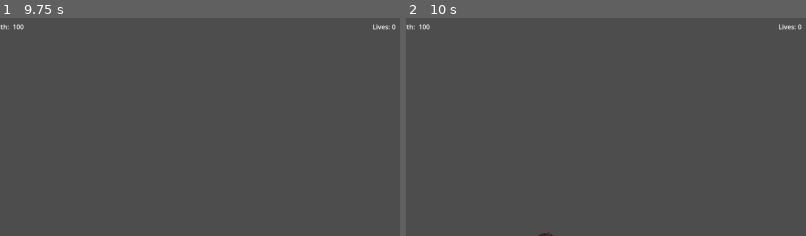
Above: before the commit, frames 1-2 (left to right).
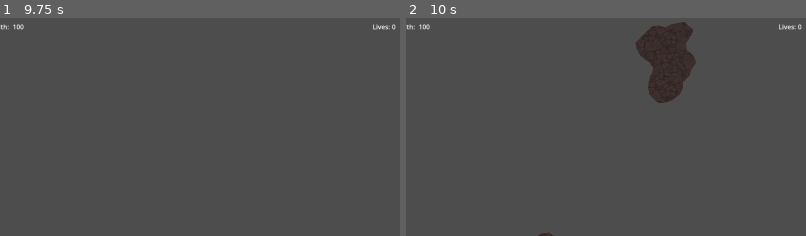
Above: after the commit, the same moments.

Repository: lynch16/Asteroids2D
Game: Godot game, scene res://main.tscn
Same seed, same stepped clock (60 frames per second), same inputs: the game is played once before the commit and once after it.
Inputs (mouse positions are % of the whole screen's width and height, from its top left):
- Up to frame 1 (9.75 s): click "Resume" at 0.5 s; tap Enter at 1.25 s; move the mouse to (72, 45) at 1.27 s; hold D (yaw_right) 1.28-2.03 s; hold Space (fire_weapon) 1.28-2.03 s; move the mouse to (30, 55) at 2.02 s; hold S (brake) 2.03-2.78 s; click (30, 55) at 2.1 s; move the mouse to (60, 28) at 2.77 s; hold D (yaw_right) 2.78-3.53 s; hold Space (fire_weapon) 2.78-3.53 s; move the mouse to (45, 70) at 3.52 s; hold W (thrust) 3.53-4.28 s; click (45, 70) at 3.6 s; move the mouse to (80, 65) at 4.27 s; hold Space (fire_weapon) 4.28-5.03 s; hold A (yaw_left) 4.28-5.78 s; move the mouse to (20, 35) at 5.02 s; click (20, 35) at 5.1 s; move the mouse to (55, 50) at 5.77 s; hold S (brake) 5.78-6.53 s; hold Space (fire_weapon) 5.78-6.53 s; move the mouse to (35, 25) at 6.52 s; hold D (yaw_right) 6.53-7.28 s; click (35, 25) at 6.6 s; move the mouse to (72, 45) at 7.27 s; hold W (thrust) 7.28-8.03 s; hold Space (fire_weapon) 7.28-8.03 s; move the mouse to (30, 55) at 8.02 s; hold D (yaw_right) 8.03-8.78 s; click (30, 55) at 8.1 s; move the mouse to (60, 28) at 8.77 s; hold S (brake) 8.78-9.53 s; hold Space (fire_weapon) 8.78-9.53 s; move the mouse to (45, 70) at 9.52 s; hold A (yaw_left) from 9.53 s (still down); click (45, 70) at 9.6 s
- Up to frame 2 (10 s): keep holding A (yaw_left)
The pictures show only the part of the screen within x 50-100%, y 0-50%; the shares and areas given below are measured in that part.

Frame 1 is identical in both runs. In frame 2, 3.6% of the frame differs, in the area x 57-73%, y 1-39%.

Commit message:
Force asteroids into game if they stray off course; update win conditions to include enemies and thrown rocks

Diff:
--- a/Levels/Core/level.gd
+++ b/Levels/Core/level.gd
@@ -76,7 +76,7 @@
 		_check_win_condition();
 
 	# Stop throwing rocks at limit
-	if (current_rocks_thrown >= num_starting_rocks + num_rocks_to_throw):
+	if (_are_all_rocks_thrown()):
 		rock_thrower.stop();
 
 func exit() -> void:
@@ -96,8 +96,15 @@
 	var spawn_group := EnemySpawnGroup.new(num_enemies);
 	game_area.add_child(spawn_group);
 
+func _are_all_rocks_thrown() -> bool:
+	return current_rocks_thrown >= num_starting_rocks + num_rocks_to_throw
+
 func _check_win_condition() -> void:
-	if (AsteroidManager.get_asteroid_count() == 0):
+	if (
+		AsteroidManager.get_asteroid_count() == 0 &&
+		_are_all_rocks_thrown() &&
+		EnemyManager.get_enemy_count() == 0
+	):
 		win_condition_met.emit();
 
 func _get_screen_quadrant_position(quadrant: int) -> Vector2:
--- a/Models/Enemy/enemy.gd
+++ b/Models/Enemy/enemy.gd
@@ -11,7 +11,9 @@
 
 func _enter_tree() -> void:
 	super();
-	hurtbox = get_node("Hurtbox2D");
+	hurtbox = %Hurtbox2D;
+	var collision_shape: CollisionShape2D = get_node("CollisionShape2D");
+	hurtbox.shape = collision_shape.shape;
 	hurtbox.combat_stats = combat_stats;
 
 func _physics_process(_delta: float) -> void:
--- a/Models/Enemy/enemy.tscn
+++ b/Models/Enemy/enemy.tscn
@@ -17,6 +17,9 @@
 [sub_resource type="Resource" id="Resource_eowg7"]
 script = ExtResource("2_eowg7")
 metadata/_custom_type_script = "uid://dcnjijdgd4kkl"
+
+[sub_resource type="RectangleShape2D" id="RectangleShape2D_eowg7"]
+size = Vector2(28, 23)
 
 [sub_resource type="RectangleShape2D" id="RectangleShape2D_p7ovo"]
 size = Vector2(23, 28)
@@ -44,7 +47,11 @@
 script = ExtResource("1_pipm3")
 combat_stats = SubResource("Resource_eowg7")
 
+[node name="CollisionShape2D" type="CollisionShape2D" parent="." unique_id=1339700338]
+shape = SubResource("RectangleShape2D_eowg7")
+
 [node name="Hurtbox2D" type="Area2D" parent="." unique_id=1447978395 node_paths=PackedStringArray("owner_node")]
+unique_name_in_owner = true
 script = ExtResource("2_p7ovo")
 shape = SubResource("RectangleShape2D_p7ovo")
 owner_node = NodePath("..")
--- a/Models/Enemy/enemy_spawn_group.gd
+++ b/Models/Enemy/enemy_spawn_group.gd
@@ -7,8 +7,6 @@
 ## Buffer in pixels from the edge on which to set first target
 @export var target_quadrant_buffer := 200;
 @export var spawn_group_spacing := 50.0;
-
-signal win_condition_met;
 
 var enemies: Array[Enemy] = [];
 
@@ -56,10 +54,6 @@
 		enemies[i].set_target_position(calculated_target);
 		enemies[i].set_start_velocity(squad_lead.velocity);
 
-func _check_win_condition() -> void:
-	if (EnemyManager.get_enemy_count() == 0):
-		win_condition_met.emit();
-
 func _get_screen_quadrant_position(quadrant: int) -> Vector2:
 	var x_pos_min := 0.0;
 	var x_pos_max := 0.0;
--- a/Models/Player/player.gd
+++ b/Models/Player/player.gd
@@ -15,10 +15,10 @@
 	hurtbox = %Hurtbox2D;
 	var collision_shape: CollisionShape2D = get_node("CollisionShape2D");
 	hurtbox.shape = collision_shape.shape;
+	hurtbox.combat_stats = combat_stats;
 
 func _ready() -> void:
 	# Register broadcast handler and emit initial health state
-	hurtbox.combat_stats = combat_stats;
 	combat_stats.on_health_changed.connect(_handle_player_damage);
 	combat_stats.on_health_depleted.connect(_die);
 
--- a/Models/utilities/BoundaryManager/boundary_manager.gd
+++ b/Models/utilities/BoundaryManager/boundary_manager.gd
@@ -6,12 +6,30 @@
 
 var screen_buffer := 20.0;
 var is_in_screen := false;
+var allow_enter_screen_wait := 10.0;
+
+func _enter_tree() -> void:
+	var timer := Timer.new();
+	timer.one_shot = true;
+	timer.wait_time = allow_enter_screen_wait;
+	timer.autostart = true;
+	timer.timeout.connect(_force_in_screen)
+	add_child(timer);
 
 func _physics_process(_delta: float) -> void:
 	var screen_size := get_viewport_rect().size;
 	if (is_in_screen):
-		node.position.x = wrapf(node.position.x, -screen_buffer, screen_size.x + screen_buffer)
-		node.position.y = wrapf(node.position.y, -screen_buffer, screen_size.y + screen_buffer)
+		_wrap_node();
 	else:
 		if (node.position.x > 0 && node.position.x < screen_size.x && node.position.y > 0 && node.position.y < screen_size.y):
 			is_in_screen = true;
+
+func _wrap_node() -> void:
+	var screen_size := get_viewport_rect().size;
+	node.position.x = wrapf(node.position.x, -screen_buffer, screen_size.x + screen_buffer)
+	node.position.y = wrapf(node.position.y, -screen_buffer, screen_size.y + screen_buffer)
+
+func _force_in_screen() -> void:
+	if (!is_in_screen):
+		_wrap_node();
+		is_in_screen = true;
